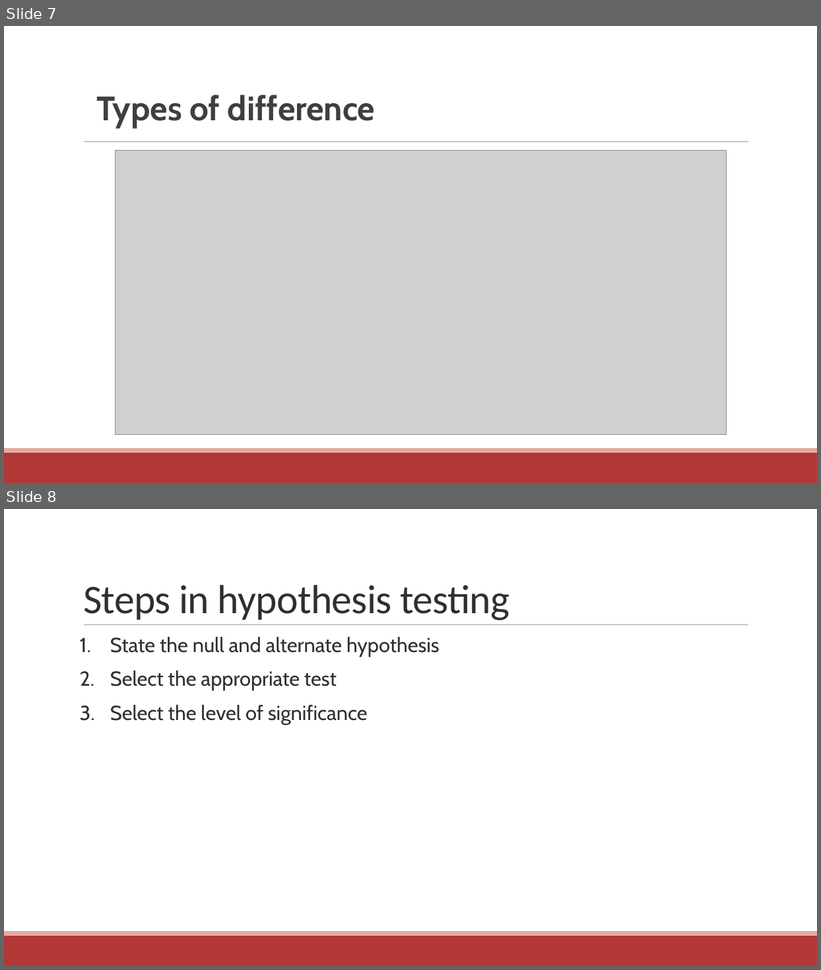
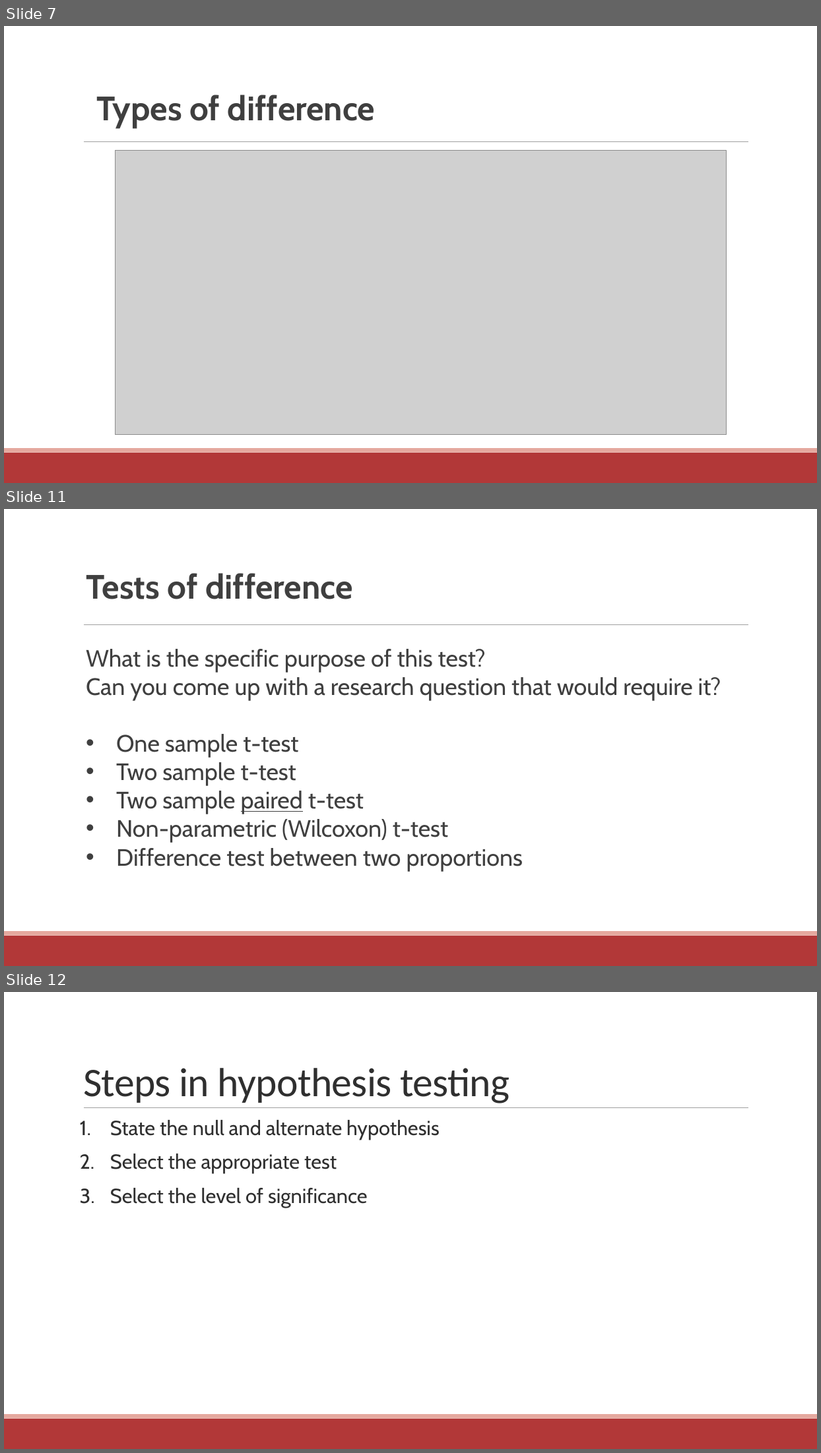
Before and after one commit to communitymaplab/geog4300_datascience, a slide deck: in_class_slides/geog4300_L13 Hypotheses and one sample tests and normality.pptx. Shown one above the other, each under a label of ours: slides 7 and 8 before the commit, slides 7, 11 and 12 after it; the slides between them are not shown. The pictures are 821x970 and 821x1453 pixels, drawn with LibreOffice and Linux fonts; fonts in the diff are those of the drawing; grey boxes stand for pictures. Boxes give left, top, right and bottom in pixels: in the first picture for what was removed or moved away, otherwise in the second. Text is boxed around its words. In the diff, an @@ line names an element or a change of style, - is before the commit and + after.

```diff
--- a/in_class_slides/geog4300_L13 Hypotheses and one sample tests and normality.pptx
+++ b/in_class_slides/geog4300_L13 Hypotheses and one sample tests and normality.pptx
@@ slide 11 added at (4, 509, 817, 966), background #FFFFFF; not listed: 3 template elements that a slide beside it also shows @@
@@ text added at (86, 573, 352, 599), 40 pt, text #3F3F3F, bold @@
+Tests of difference
@@ text added at (86, 649, 721, 871), 28 pt, text #3F3F3F @@
+What is the specific purpose of this test?
+Can you come up with a research question that would require it?
+• One sample t-test
+• Two sample t-test
+• Two sample paired t-test
+• Non-parametric (Wilcoxon) t-test
+• Difference test between two proportions
@@ what was slide 8 is now slide 12 @@
```
Also in this commit, not shown: 2 slides changed, 4 other slides added, 2 other files.
